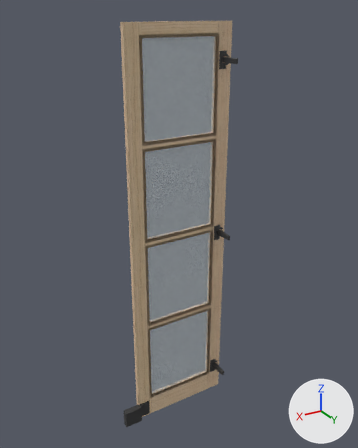
The glTF model 2025-284-C01-Vitrineskap/sim/Vitrine_V1_dor_1.glb, before and after one commit.
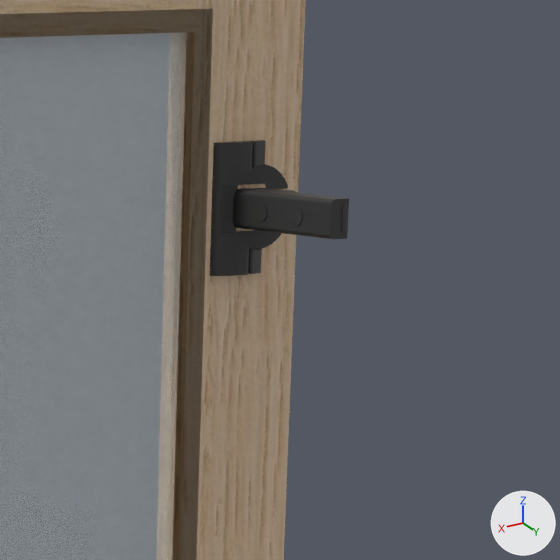
The first picture shows the older version from a camera (50 mm lens) standing at (1135.0, 1032.0, 2428.0) and looking at (284.0, -386.0, 1719.0). The close-ups show the older and then the newer version on the part from 53% to 74% of the width and 7% to 24% of the height of that picture. Only the edits that show in the close-ups are written down. Every picture has the same lights, and +X, +Y and +Z are marked at lower right.

The first close-up shows '2025-284 Vitrineskap', 'Vitrine V1 dør 1 stil venstre hengsel z2278 Blum 71B3590'.
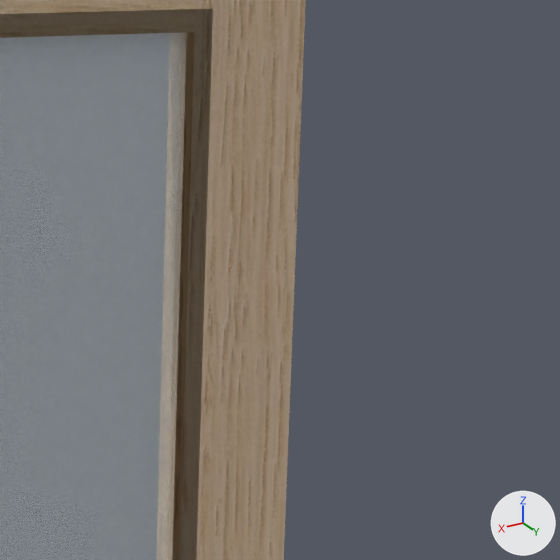
Boxes (x1, y1, x2, y2) around the edits, measured in the close-ups (560 x 560 px):
'Vitrine V1 dør 1 stil venstre hengsel z2278 Blum 71B3590', deleted
    before: (210, 140, 349, 276)

Edits to the bpy script that builds the scene:
```text
Remove ob_vitrine_v1_dør_1_stil_venstre_hengsel_z2278_blum_71b3590:
    ob_vitrine_v1_dør_1_stil_venstre_hengsel_z2278_blum_71b3590 = bpy.data.objects.new('Vitrine V1 dør 1 stil venstre hengsel z2278 Blum 71B3590', me_blum_71b3590)
    ob_vitrine_v1_dør_1_stil_venstre_hengsel_z2278_blum_71b3590.location = (99.0, -342.7, 2278.5)
    ob_vitrine_v1_dør_1_stil_venstre_hengsel_z2278_blum_71b3590.rotation_euler = (1.571, 0.0, 3.142)  # degrees (90, 0, 180)
```
